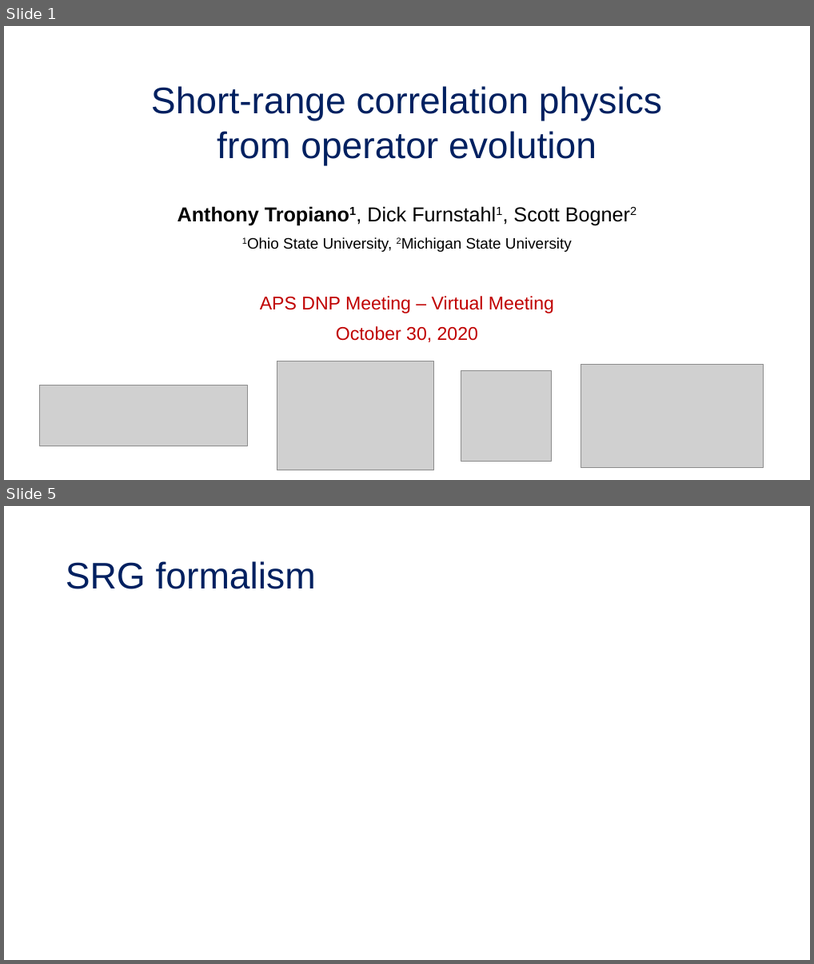
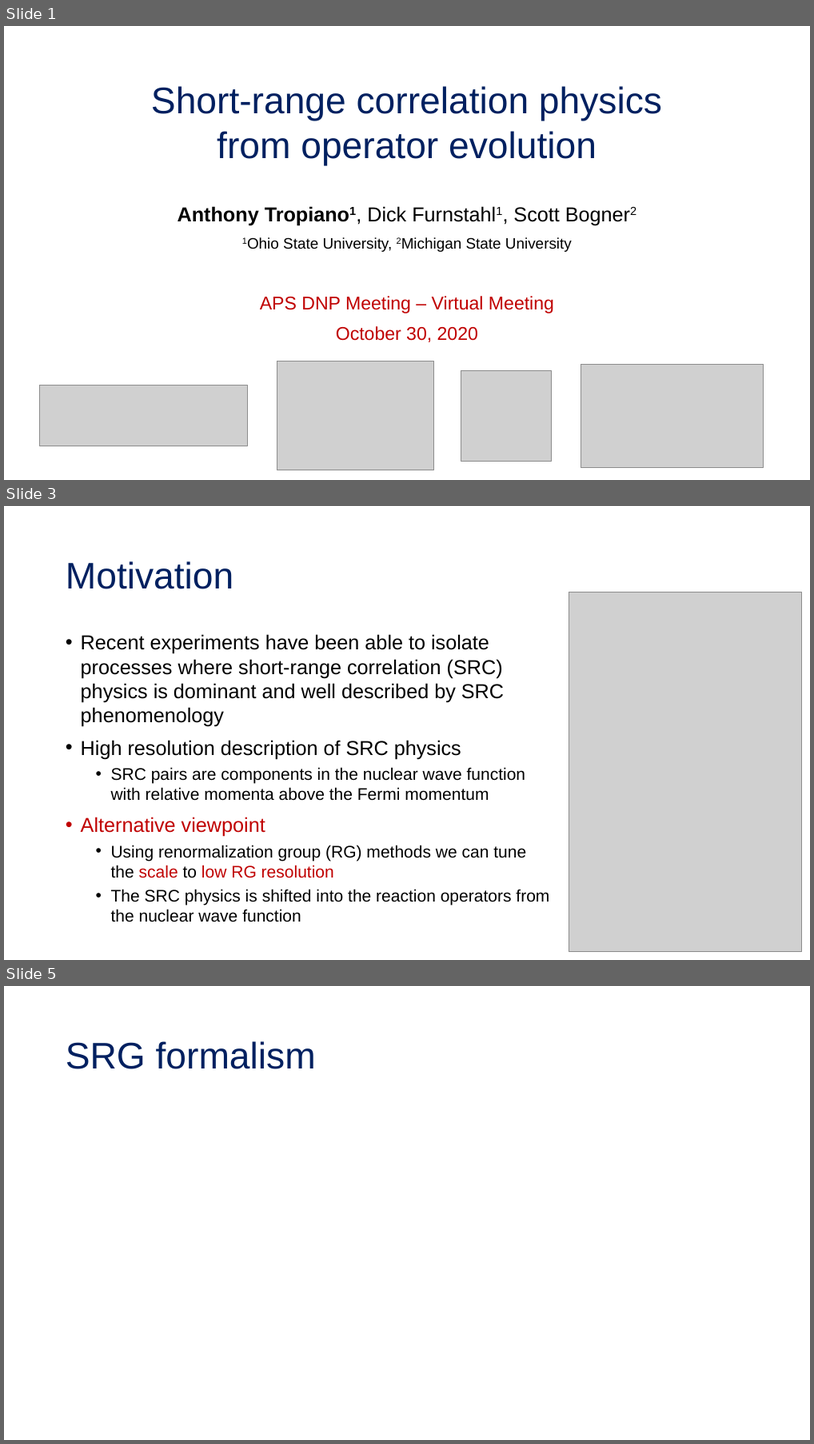
Before and after one commit to tropiano4/tropiano-srg, a slide deck: Presentations/DNP_October2020/tropiano_dnp_october2020.pptx. Shown one above the other, each under a label of ours: slides 1 and 5 before the commit, slides 1, 3 and 5 after it; the slides between them are not shown. The pictures are 814x964 and 814x1444 pixels, drawn with LibreOffice and Linux fonts; fonts in the diff are those of the drawing; grey boxes stand for pictures. Boxes give left, top, right and bottom in pixels: in the first picture for what was removed or moved away, otherwise in the second. Text is boxed around its words. In the diff, an @@ line names an element or a change of style, - is before the commit and + after.

```diff
--- a/Presentations/DNP_October2020/tropiano_dnp_october2020.pptx
+++ b/Presentations/DNP_October2020/tropiano_dnp_october2020.pptx
@@ slide 3 added at [4, 506, 810, 960], background #FFFFFF @@
@@ title added at [66, 561, 234, 589], 44 pt, text #002060 @@
+Motivation
@@ picture added at [570, 592, 802, 952] @@
@@ text added at [81, 634, 550, 922], 20 pt, text #000000 @@
+• Recent experiments have been able to isolate processes where short-range correlation (SRC) physics is dominant and well described by SRC phenomenology
+• High resolution description of SRC physics
+  • SRC pairs are components in the nuclear wave function with relative momenta above the Fermi momentum
+• Alternative viewpoint
+  • Using renormalization group (RG) methods we can tune the scale to low RG resolution
+  • The SRC physics is shifted into the reaction operators from the nuclear wave function
```
Also in this commit, not shown: 7 slides changed, 11 other slides added, 15 slides removed.
